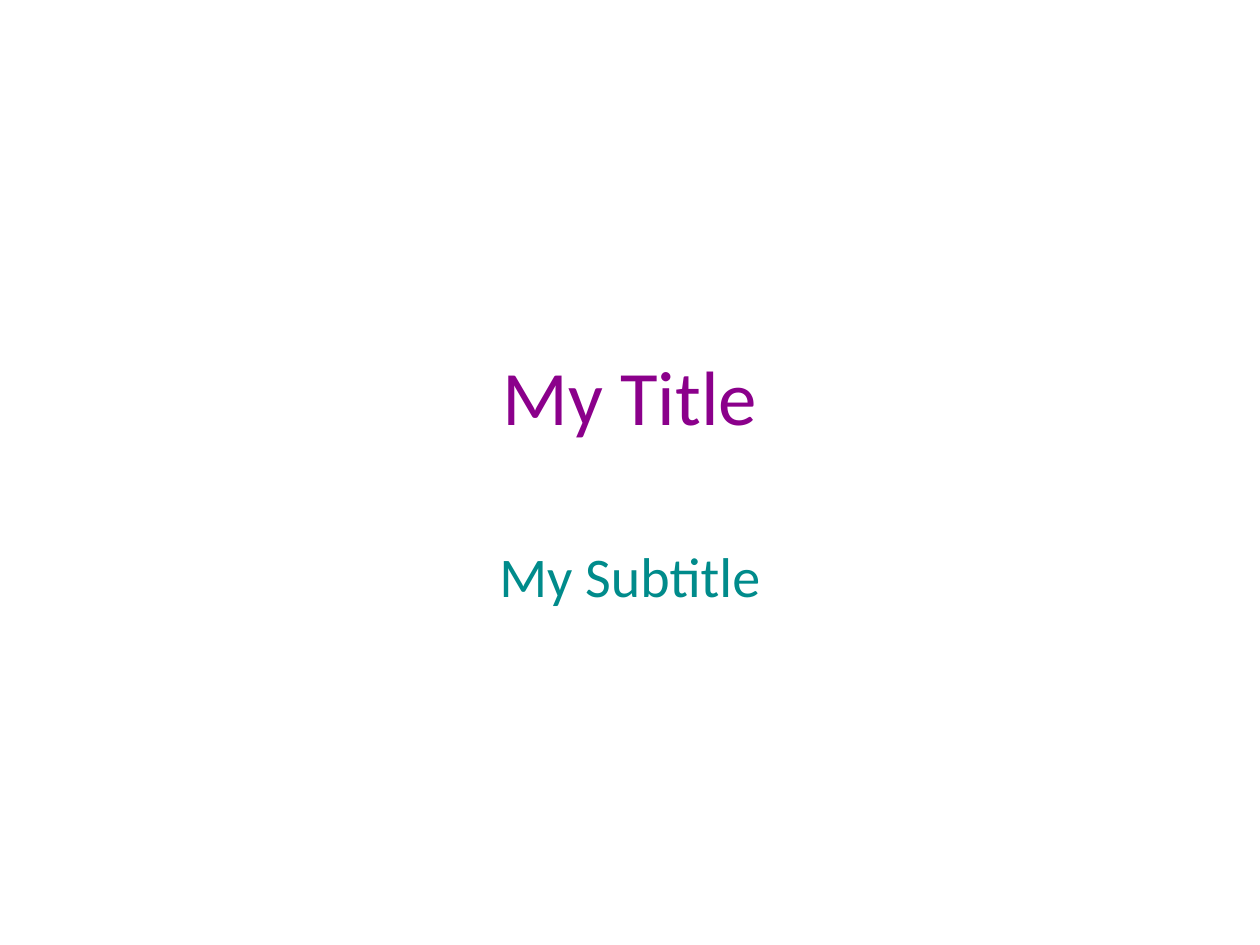
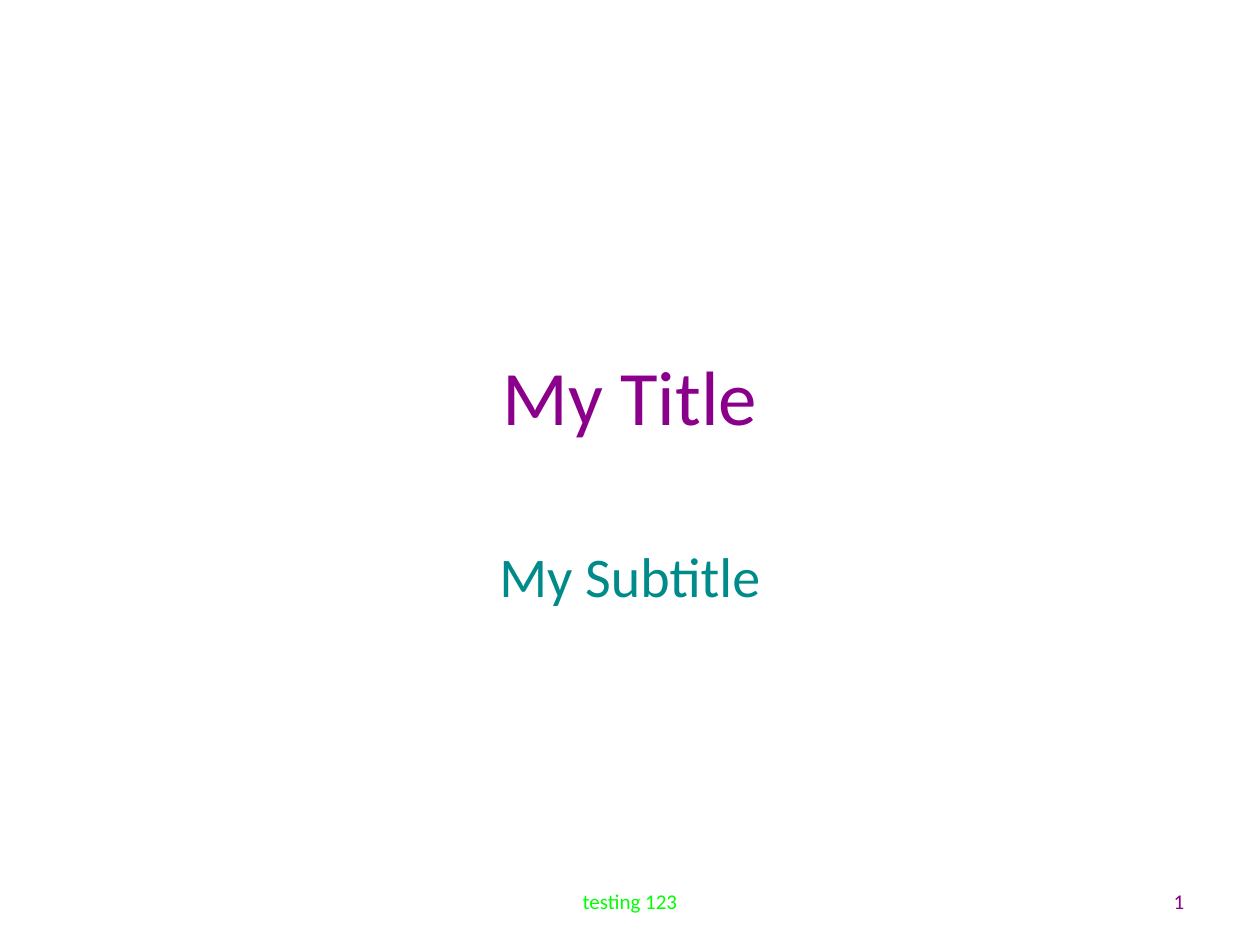
Before and after one commit to sonofeft/ODPSlides, a slide deck: slide 1 of odpslides/my_ppt.odp. Drawn at 1260x945 pixels with LibreOffice and Linux fonts; fonts in the diff are those of the drawing. Boxes give left, top, right and bottom in pixels: in the first picture for what was removed or moved away, otherwise in the second. Text is boxed around its words. In the diff, an @@ line names an element or a change of style, - is before the commit and + after.

```diff
--- a/odpslides/my_ppt.odp
+++ b/odpslides/my_ppt.odp
@@ text added at <box>583,894,677,913</box>, 12 pt, text #00FF00 @@
+testing 123
@@ page number added at <box>1174,895,1185,909</box>, 12 pt, text #8B008B @@
+1
```
Also in this commit, not shown: 1 other slide changed, 3 other files.
